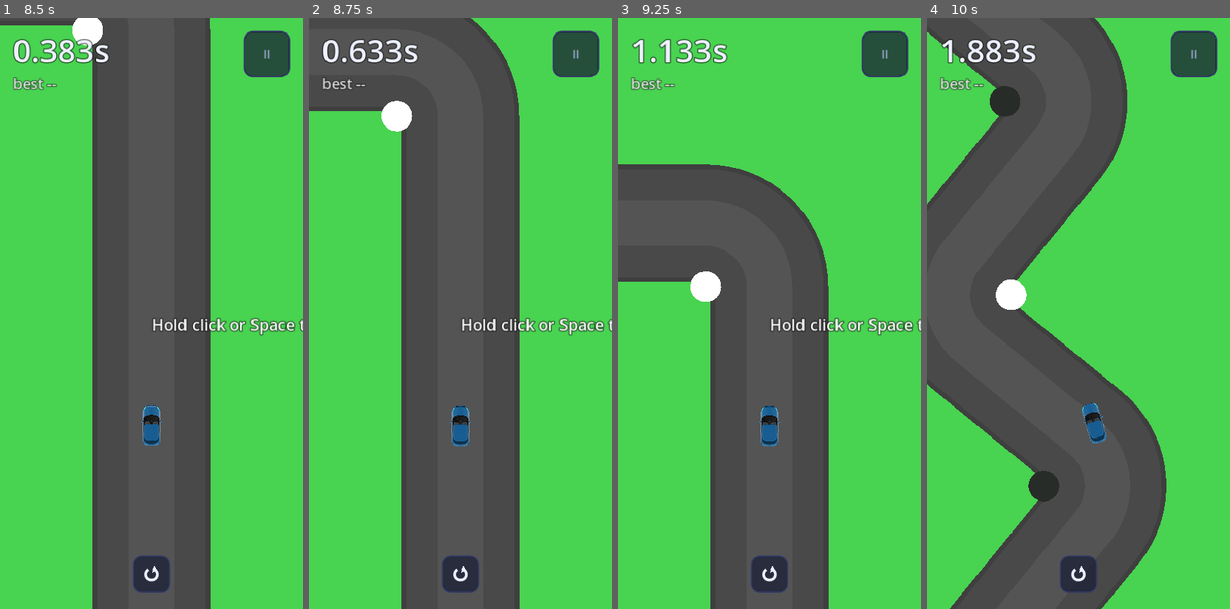
Above: before the commit, frames 1-4 (left to right).
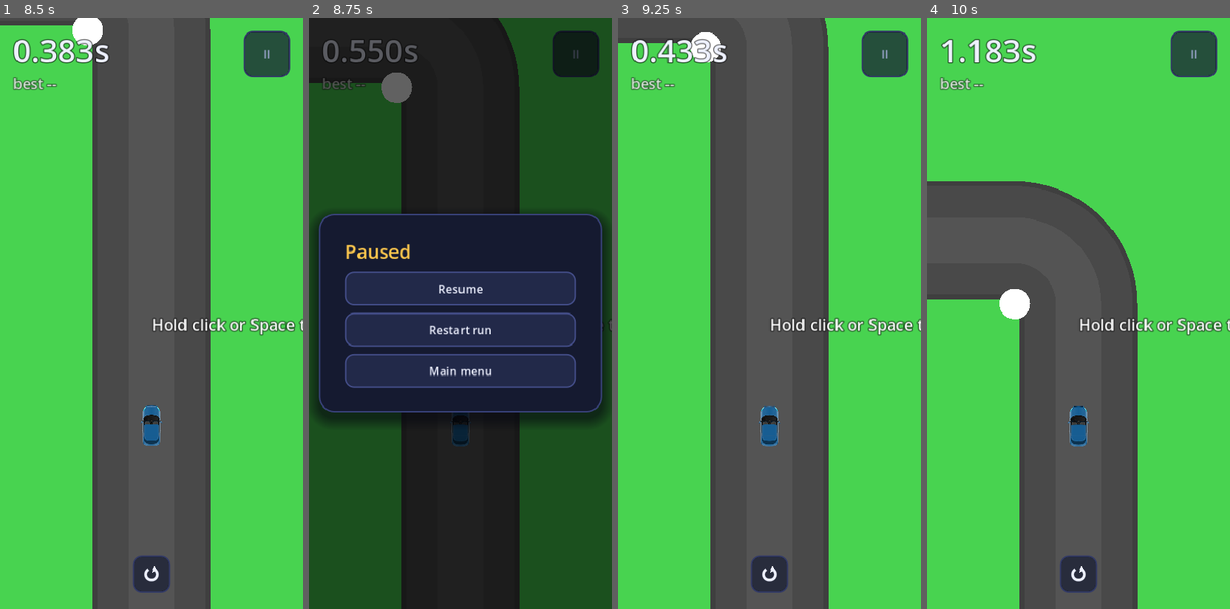
Above: after the commit, the same moments.

Repository: PolarNA0/Driftslinger-race
Game: Godot game, scene res://scenes/main.tscn
Same seed, same stepped clock (60 frames per second), same inputs: the game is played once before the commit and once after it.
Inputs (mouse positions are in pixels of both pictures, inside the frame that each line leads up to):
- Up to frame 1 (8.5 s): click "Play" at 0.5 s; click (151, 573) at 1.25 s; click (151, 573) at 2 s; click (151, 573) at 2.75 s; tap Enter at 3.5 s; move the mouse to (218, 283) at 3.52 s; hold Right 3.53-4.28 s; tap P at 3.6, 4.55, 5.85, 6.8 s; click (218, 283) at 3.67 s; tap Space at 3.77, 4.52, 6.77, 8.27 s; tap Q at 3.8, 4.35, 6.05, 6.6, 8.3 s; move the mouse to (90, 343) at 4.27 s; hold Down 4.28-5 s; click "Try again" at 5 s; move the mouse to (181, 183) at 5.77 s; hold Right 5.78-6.53 s; move the mouse to (136, 431) at 6.52 s; hold Up 6.53-7.25 s; click (136, 431) at 6.67 s; click "Try again" at 7.25 s; move the mouse to (242, 402) at 8.02 s; hold Left from 8.03 s (still down); tap R at 8.1 s
- Up to frame 2 (8.75 s): keep holding Left; tap Escape at 8.65 s
- Up to frame 3 (9.25 s): release Left at 8.75 s; click (769, 331) at 8.75 s, where only the run after the commit has a clickable "Restart run"
- Up to frame 4 (10 s): move the mouse to (987, 224) at 9.52 s; hold Left from 9.53 s (still down); tap Enter at 9.6 s; tap Space at 9.77 s; tap P at 9.8 s

Frame 1 is identical in both runs. In frame 2, 99% of the frame differs, in the area x 0-100%, y 0-100%; in frame 3, 20%; in frame 4, 34%.

Commit message:
Add pause key, fix Settings key rows, document endless boards
Pause key: Esc pauses and resumes the run in progress, rebindable in
Settings alongside the play and restart keys. The pause key is a toggle
(pauses a running run, resumes a paused one) and only touches a live run,
so it cannot yank away a crash or finish card. The two rebindable keys are
now three, sharing one binding table (_binding/_set_binding) so the
collision check cannot disagree with the setter.

Settings fix: the key rebind rows were gated behind
DisplayServer.is_touchscreen_available(), so an iPad with a keyboard
attached (which reports a touchscreen) saw the "Controls" heading with
nothing under it and could not rebind anything. The rows are now always
built (_settings_controls); the tap hint sits alongside them. verify_keys.gd
drives _settings_controls directly and asserts the rows exist, which the
headless UI check cannot do (no touchscreen to trip the old gate).

Endless leaderboards: documented as a planned addition, not implemented.
Endless is scored by distance (metres) and the speedrun board is time-based
and ranks the other way, so it needs a `mode` column, an endless_leaderboard
view ranking ticks descending, and matching run/board/submit_run changes.
The plan is in AGENTS.md; the distance is the step count (speed*time), so the
server ranks it from the same steps it already verifies.

Co-authored-by: openhands <openhands@all-hands.dev>

Diff:
--- a/godot/scripts/app.gd
+++ b/godot/scripts/app.gd
@@ -27,10 +27,11 @@
 var acct_overview: VBoxContainer     # the account tab's summary, rebuilt on sign in/out
 var acct_form: VBoxContainer         # the sign-in form, shown on demand
 var settings_col: VBoxContainer
-var key_buttons := {}                # "play"/"reset" -> the rebind button
+var key_buttons := {}                # "play"/"reset"/"pause" -> the rebind button
 var key_capturing := ""              # which binding a key press will capture, "" for none
 var input_key := KEY_SPACE           # the bound play key on a desktop keyboard
 var reset_key := KEY_R               # restarts the current run
+var pause_key := KEY_ESCAPE          # pauses and resumes the current run
 
 var menu_seed := 1
 var menu_mode := "speedrun"
@@ -106,9 +107,11 @@
 	car_skin = int(Storage.get_pref("carSkin", 0))
 	if car_skin < 0 or car_skin >= Renderer2D.CAR_MODELS.size():
 		car_skin = 0
-	# The desktop keys, rebindable in Settings. Space to play, R to reset.
+	# The desktop keys, rebindable in Settings. Space to play, R to reset, Esc to
+	# pause. The defaults live here so a fresh install has them without a pref write.
 	input_key = int(Storage.get_pref("inputKey", KEY_SPACE))
 	reset_key = int(Storage.get_pref("resetKey", KEY_R))
+	pause_key = int(Storage.get_pref("pauseKey", KEY_ESCAPE))
 
 	game = Game.new()
 	add_child(game)
@@ -651,21 +654,30 @@
 	settings_col.add_child(card)
 	var c := _col(8)
 	card.add_child(c)
-	c.add_child(_section("Controls"))
-	if DisplayServer.is_touchscreen_available():
-		var t := _label("Tap and hold anywhere to swing.", 14)
-		t.add_theme_color_override("font_color", UiTheme.INK_DIM)
-		t.autowrap_mode = TextServer.AUTOWRAP_WORD_SMART
-		c.add_child(t)
-	else:
-		_key_row(c, "Play", "play", "Hold this key to swing.", input_key)
-		_key_row(c, "Reset", "reset", "Press this key to restart the current run.", reset_key)
+	_settings_controls(c)
 	settings_col.add_child(_button("Done", _to_menu))
 	# The build version, so a bug report can name the build.
 	var ver := _label("Sling Drift  v%s" % VERSION, 12)
 	ver.add_theme_color_override("font_color", UiTheme.INK_MUTE)
 	ver.horizontal_alignment = HORIZONTAL_ALIGNMENT_CENTER
 	settings_col.add_child(ver)
+
+
+# The Settings "Controls" block. The key bindings are always built, touchscreen
+# or not: a tablet with a keyboard attached still reports a touchscreen, and
+# gating the rows on `is_touchscreen_available` left Settings showing the
+# "Controls" heading with nothing under it to change. The tap hint sits alongside
+# the bindings when a touchscreen is present, not instead of them.
+func _settings_controls(c: VBoxContainer) -> void:
+	c.add_child(_section("Controls"))
+	if DisplayServer.is_touchscreen_available():
+		var t := _label("Tap and hold anywhere to swing. A keyboard works too - rebind its keys below.", 14)
+		t.add_theme_color_override("font_color", UiTheme.INK_DIM)
+		t.autowrap_mode = TextServer.AUTOWRAP_WORD_SMART
+		c.add_child(t)
+	_key_row(c, "Play", "play", "Hold this key to swing.", input_key)
+	_key_row(c, "Reset", "reset", "Press this key to restart the current run.", reset_key)
+	_key_row(c, "Pause", "pause", "Press this key to pause and resume.", pause_key)
 
 
 func _open_settings() -> void:
@@ -702,6 +714,7 @@
 
 func _key_name(code: int) -> String:
 	match code:
+		KEY_ESCAPE: return "Esc"
 		KEY_SPACE: return "Space"
 		KEY_ENTER: return "Enter"
 		KEY_SHIFT: return "Shift"
@@ -713,26 +726,43 @@
 	return OS.get_keycode_string(code) if OS.get_keycode_string(code) != "" else "Key %d" % code
 
 
-# Bind the captured key. The two bindings must not collide, so a key already in
-# use is refused rather than silently shadowing the other action.
+# The three rebindable keys, by name. One place so `_bind_key` and the collision
+# check cannot disagree about which key is which.
+func _binding(name: String) -> int:
+	match name:
+		"play": return input_key
+		"reset": return reset_key
+		"pause": return pause_key
+	return 0
+
+
+func _set_binding(name: String, code: int) -> void:
+	match name:
+		"play":
+			input_key = code
+			Storage.set_pref("inputKey", code)
+		"reset":
+			reset_key = code
+			Storage.set_pref("resetKey", code)
+		"pause":
+			pause_key = code
+			Storage.set_pref("pauseKey", code)
+
+
+# Bind the captured key. No two bindings may collide, so a key already in use is
+# refused rather than silently shadowing the other action. Esc always cancels a
+# capture, so it is never offered as a binding itself.
 func _bind_key(code: int) -> void:
-	if code == KEY_ESCAPE:
-		key_buttons[key_capturing].text = _key_name(input_key if key_capturing == "play" else reset_key)
-		key_capturing = ""
-		return
-	var other := reset_key if key_capturing == "play" else input_key
-	if code == other:
-		key_buttons[key_capturing].text = "Already used"
-		key_capturing = ""
-		return
-	if key_capturing == "play":
-		input_key = code
-		Storage.set_pref("inputKey", code)
-	elif key_capturing == "reset":
-		reset_key = code
-		Storage.set_pref("resetKey", code)
 	var which := key_capturing
 	key_capturing = ""
+	if code == KEY_ESCAPE:
+		key_buttons[which].text = _key_name(_binding(which))
+		return
+	for name in key_buttons:
+		if name != which and _binding(name) == code:
+			key_buttons[which].text = "Already used"
+			return
+	_set_binding(which, code)
 	key_buttons[which].text = _key_name(code)
 
 
@@ -1532,6 +1562,16 @@
 		_show_round_button(false)
 
 
+# The pause key is a toggle: pause a running run, resume a paused one.
+func _toggle_pause() -> void:
+	if overlay == "" and game.state == "running":
+		_on_pause()
+	elif overlay == "pause":
+		_hide_overlays()
+		game.state = "running"
+		_show_round_button(not game.is_replay())
+
+
 func _on_restart_round() -> void:
 	if game.is_replay():
 		return
@@ -1554,6 +1594,13 @@
 	if event is InputEventKey and event.pressed and not event.echo and event.keycode == reset_key:
 		if overlay == "" and game.state == "running" and not game.is_replay():
 			_start_run(game.seed_num)
+		get_viewport().set_input_as_handled()
+		return
+	# The pause key toggles the pause card: it pauses a run in progress, and resumes
+	# one that is paused. It is inert everywhere else, so it cannot yank away a
+	# crash/finish card.
+	if event is InputEventKey and event.pressed and not event.echo and event.keycode == pause_key:
+		_toggle_pause()
 		get_viewport().set_input_as_handled()
 		return
 	var down := false
--- a/godot/tools/verify_keys.gd
+++ b/godot/tools/verify_keys.gd
@@ -39,6 +39,7 @@
 
 	_check("default play key is Space", app.input_key == KEY_SPACE)
 	_check("default reset key is R", app.reset_key == KEY_R)
+	_check("default pause key is Esc", app.pause_key == KEY_ESCAPE)
 
 	# Start a run, advance it, then press R: the run must be back at the start.
 	app._start_run(1)
@@ -61,6 +62,19 @@
 	_check("R does not touch a replay", app.game.car.time == before)
 	app.game.mode = "speedrun"
 
+	# Esc toggles pause: pauses a running run, resumes a paused one.
+	app._start_run(1)
+	await process_frame
+	app._unhandled_input(_key(KEY_ESCAPE, true))
+	_check("Esc pauses the run", app.game.state == "paused" and app.overlay == "pause")
+	app._unhandled_input(_key(KEY_ESCAPE, true))
+	_check("Esc resumes the run", app.game.state == "running" and app.overlay == "")
+	# It must not touch a run that is already over.
+	app.game.state = "dead"
+	app._unhandled_input(_key(KEY_ESCAPE, true))
+	_check("Esc inert when the run is over", app.game.state == "dead")
+	app.game.state = "running"
+
 	# Rebinding: capture a new reset key, then check it works and R does not.
 	app._begin_capture("reset")
 	app._bind_key(KEY_Q)
@@ -74,18 +88,48 @@
 	app._unhandled_input(_key(KEY_Q, true))
 	_check("new key resets", app.game.car.time == 0.0)
 
+	# Rebinding the pause key works the same way.
+	app._begin_capture("pause")
+	app._bind_key(KEY_P)
+	_check("pause key rebound to P", app.pause_key == KEY_P)
+	app._start_run(1)
+	await process_frame
+	app._unhandled_input(_key(KEY_ESCAPE, true))
+	_check("old pause key no longer pauses", app.game.state == "running")
+	app._unhandled_input(_key(KEY_P, true))
+	_check("new pause key pauses", app.game.state == "paused")
+	app._unhandled_input(_key(KEY_P, true))
+
 	# The two bindings must not collide.
 	app._begin_capture("reset")
 	app._bind_key(KEY_SPACE)
 	_check("collision with play key refused", app.reset_key == KEY_Q)
-	app._begin_capture("reset")
+	app._begin_capture("pause")
+	app._bind_key(KEY_Q)
+	_check("collision with reset key refused", app.pause_key == KEY_P)
+	app._begin_capture("pause")
 	app._bind_key(KEY_ESCAPE)
-	_check("escape cancels the capture", app.reset_key == KEY_Q)
+	_check("escape cancels the capture", app.pause_key == KEY_P)
 
 	# Put the defaults back so a headless run does not change the local prefs.
 	app._begin_capture("reset")
 	app._bind_key(KEY_R)
 	_check("restored reset key is R", app.reset_key == KEY_R)
+	# Esc cancels a capture, so the default is restored through the setter.
+	app._set_binding("pause", KEY_ESCAPE)
+	_check("restored pause key is Esc", app.pause_key == KEY_ESCAPE)
+
+	# The Settings "Controls" block must always offer the rebind rows. Gating them
+	# on a touchscreen hid them on an iPad with a keyboard attached, which left the
+	# page saying nothing but "Controls". Checked last, because it replaces the
+	# button map the checks above drive.
+	app.key_buttons.clear()
+	var box := VBoxContainer.new()
+	app._settings_controls(box)
+	_check("settings offers a Play key row", app.key_buttons.has("play"))
+	_check("settings offers a Reset key row", app.key_buttons.has("reset"))
+	_check("settings offers a Pause key row", app.key_buttons.has("pause"))
+	box.free()
 
 	sub.queue_free()
 	await process_frame
--- a/godot/tools/verify_ui.gd
+++ b/godot/tools/verify_ui.gd
@@ -93,6 +93,13 @@
 		_fail("settings overlay did not open")
 	else:
 		_check_page("settings", settings, vp)
+		# The rebind rows must be present even where a touchscreen is reported
+		# (an iPad with a keyboard attached) - that is exactly what hid them.
+		for name in ["play", "reset", "pause"]:
+			if not app.key_buttons.has(name):
+				_fail("settings: no %s key row" % name)
+			elif not _in_view(app.key_buttons[name], vp):
+				_fail("settings: %s key row out of view" % name)
 	app._to_menu()
 	await process_frame
 	if settings.visible:
Not shown, changed: AGENTS.md
